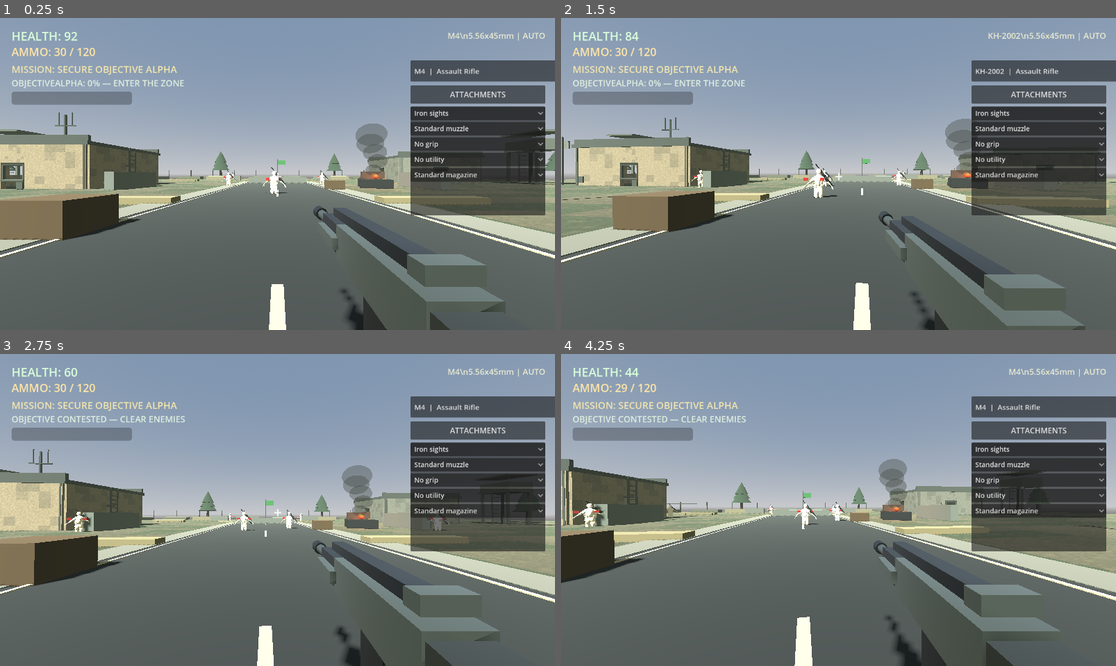
Above: before the commit, frames 1-4 (two rows, left to right).
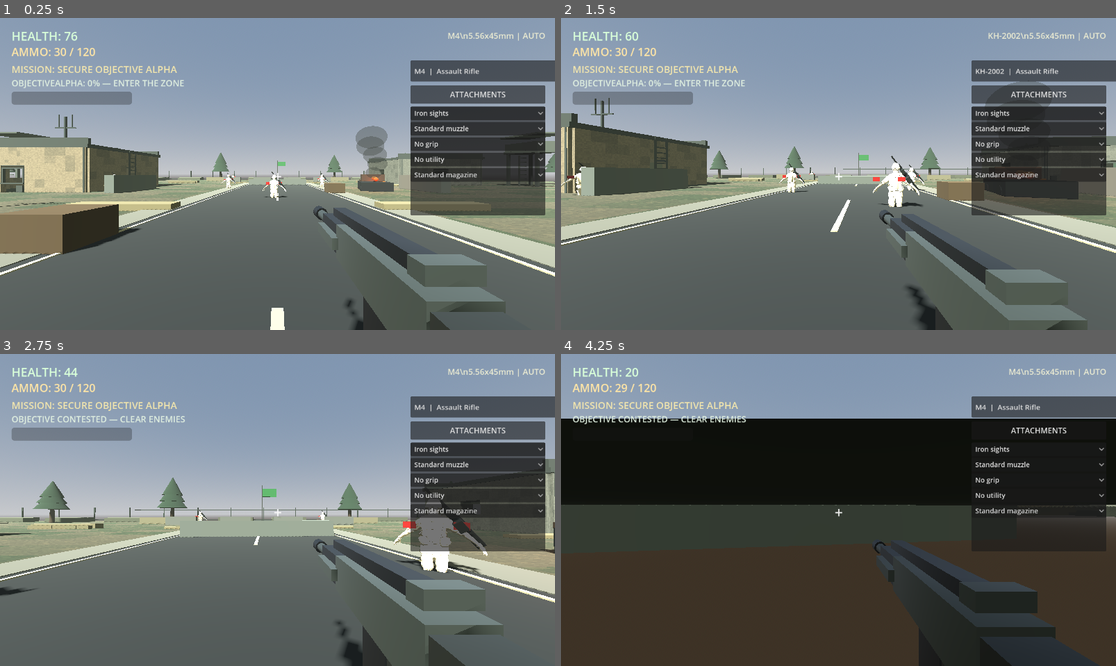
Above: after the commit, the same moments.

Repository: leefortine86-eng/Hunger-For-War
Game: Godot game, scene res://scenes/main.tscn
Two runs of this game, one before a commit and one after it. Both use one fixed random seed, a clock stepped at 60 frames per second and the inputs below.
Inputs (mouse positions are in pixels of both pictures, inside the frame that each line leads up to):
- Up to frame 1 (0.25 s): no input
- Up to frame 2 (1.5 s): tap Enter at 0.5 s; move the mouse to (866, 174) at 0.52 s; hold W (move_forward) from 0.53 s (still down); tap R at 0.6 s; click (866, 174) at 0.67 s; tap Space at 0.77 s; move the mouse to (810, 174) at 1.27 s; tap Q at 1.35 s
- Up to frame 3 (2.75 s): keep holding W (move_forward); tap Space at 1.52 s; move the mouse to (288, 503) at 2.02 s; tap E at 2.1 s
- Up to frame 4 (4.25 s): keep holding W (move_forward); move the mouse to (832, 516) at 2.77 s; tap Shift at 2.85 s; click (832, 516) at 2.92 s; tap Space at 3.02, 3.77 s; move the mouse to (877, 513) at 3.52 s; hold Z from 3.53 s (still down)

The runs differ from the first frame. In frame 1, 9.8% of the frame differs, in the area x 0-100%, y 4-100%; in frame 2, 18%; in frame 3, 17%; in frame 4, 74%.
Error before the commit: Invalid call. Nonexistent function 'set_stance' in base 'Camera3D'. (res://scripts/player.gd:528)

Commit message:
Wire player movement and camera components into scene

Diff:
--- a/scenes/player.tscn
+++ b/scenes/player.tscn
@@ -1,8 +1,10 @@
 
-[gd_scene load_steps=4 format=3]
+[gd_scene load_steps=6 format=3]
 
 [ext_resource type="Script" path="res://scripts/player.gd" id="1"]
 [ext_resource type="Script" path="res://scripts/weapon.gd" id="2"]
+[ext_resource type="Script" path="res://scripts/player_movement.gd" id="3"]
+[ext_resource type="Script" path="res://scripts/player_camera_rig.gd" id="4"]
 
 [sub_resource type="CapsuleShape3D" id="CapsuleShape"]
 radius = 0.4
@@ -11,10 +13,14 @@
 [node name="Player" type="CharacterBody3D"]
 script = ExtResource("1")
 
+[node name="Movement" type="Node" parent="."]
+script = ExtResource("3")
+
 [node name="CollisionShape3D" type="CollisionShape3D" parent="."]
 shape = SubResource("CapsuleShape")
 
 [node name="Camera3D" type="Camera3D" parent="."]
+script = ExtResource("4")
 position = Vector3(0, 0.65, 0)
 current = true
 
